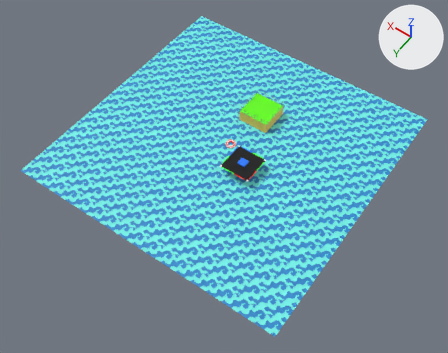
Two versions of the glTF model examples/transparency/transparency.glb, one commit apart.
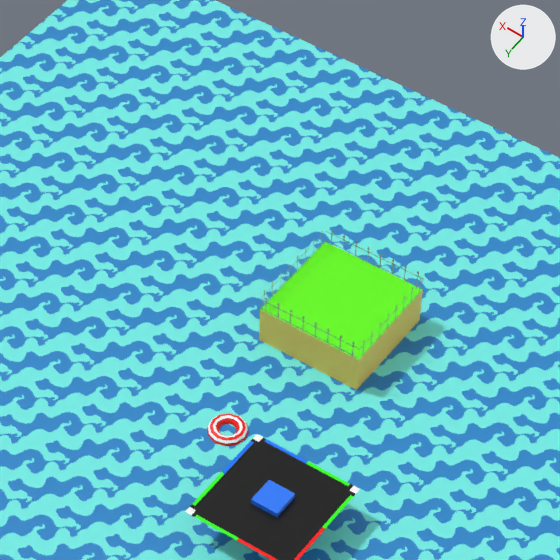
Each version is shown whole from a 50 mm camera at (-57.2, 83.0, 115.9) aimed at (-2.3, 6.1, -4.9), then close up on the part from 38% to 72% of the width and 8% to 51% of the height. Lighting does not change. The marker at upper right points along +X, +Y and +Z.
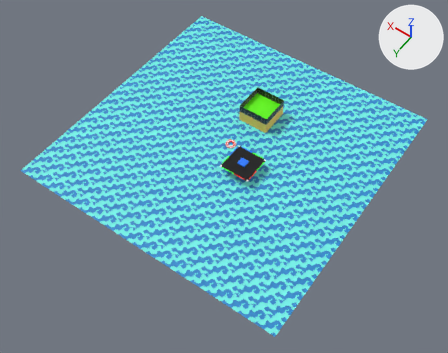
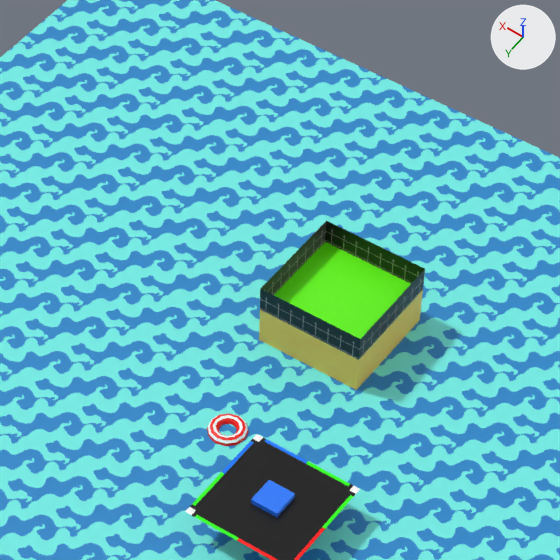
Patch to the scene script:
```diff
--- a/examples/transparency/transparency.glb.py
+++ b/examples/transparency/transparency.glb.py
@@ mat_gate @@
 n1 = _N.new('ShaderNodeOutputMaterial'); n1.name = 'Material Output'
-n2 = _N.new('ShaderNodeMath'); n2.name = 'Math'
-n2.operation = 'SUBTRACT'
-n2.inputs[0].default_value = 1.0  # 'Value'
-n3 = _N.new('ShaderNodeMath'); n3.name = 'Math.001'
-n3.operation = 'LESS_THAN'
 n4 = _N.new('ShaderNodeTexImage'); n4.name = 'Image Texture'
@@ mat_gate @@
 n0 = _N.new('ShaderNodeBsdfPrincipled'); n0.name = 'Principled BSDF'
 _L.new(n0.outputs[0], n1.inputs[0])  # 'BSDF' to 'Surface'
-_L.new(n2.outputs[0], n0.inputs[4])  # 'Value' to 'Alpha'
-_L.new(n3.outputs[0], n2.inputs[1])  # 'Value' to 'Value'
 _L.new(n4.outputs[0], n0.inputs[0])  # 'Color' to 'Base Color'
-_L.new(n4.outputs[1], n3.inputs[0])  # 'Alpha' to 'Value'
```

Changed parts and their boxes (x1, y1, x2, y2) in the close-ups (560 x 560 px):
'Plane', surface changed: (260, 221, 425, 360) in both
